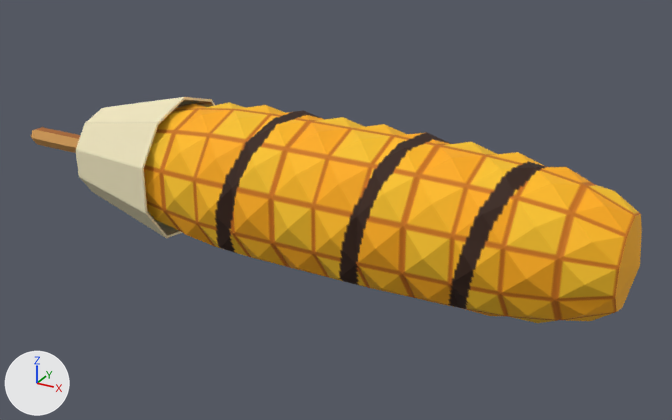
The FBX model art/products/CornCob/CornCob.fbx: old version first, new version second.
Before and after are seen from a 50 mm lens placed at (0.151, -0.238, 0.139), pointed at (0.017, 0.005, 0.017). The axes (+X, +Y, +Z) are drawn at lower left. The lights are the same throughout. The older version comes first. Objects named as collision shapes, trigger or cutter boxes, shadow casters or lower levels of detail are left out. Where no turn or scale is listed for an object, it has been applied to the vertices.

The scene before the commit, as lines of its bpy script (objects in view):
```python
me_corncob_mesh_006 = bpy.data.meshes.new('CornCob_Mesh.006')
me_corncob_mesh_006.from_pydata(...)  # 290 vertices, 572 faces; spans x -0.11..0.114, y -0.026..0.026, z 0.0..0.048
me_corncob_mesh_006.materials.append(mat_m_corncob)  # picture img_t_corncob_basecolor_png
ob_corncob_body = bpy.data.objects.new('CornCob_Body', me_corncob_mesh_006)
ob_corncob_body.location = (0.0, 0.0, 0.0)
```
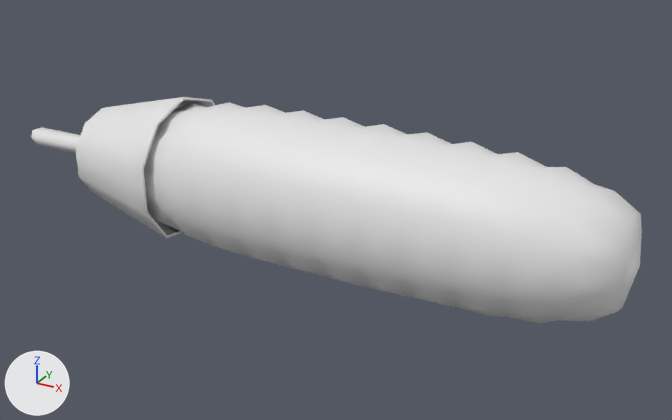
Where the change shows, as pixel boxes [x1, y1, x2, y2] in the pictures (672 x 420 px):
'CornCob_Body', recoloured, shading changed (orange to white)
    both: [31, 97, 642, 323]

The change, as a list of edits to the scene's bpy script:
```text
Add img_t_corncob_n_png:
    img_t_corncob_n_png = load_image('T_CornCob_N.png', 'T_CornCob_N.png', 256, 256, 'Non-Color')
Add mat_corncob_gamelook:
    mat_corncob_gamelook = bpy.data.materials.new('CornCob_GameLook')
    mat_corncob_gamelook.use_nodes = True; mat_corncob_gamelook.node_tree.nodes.clear()
    _N = mat_corncob_gamelook.node_tree.nodes; _L = mat_corncob_gamelook.node_tree.links
    n0 = _N.new('ShaderNodeBsdfPrincipled'); n0.name = 'Principled BSDF'
    n1 = _N.new('ShaderNodeOutputMaterial'); n1.name = 'Material Output'
    n2 = _N.new('ShaderNodeTexImage'); n2.name = 'Image Texture'
    n2.image = img_t_corncob_n_png
    n3 = _N.new('ShaderNodeNormalMap'); n3.name = 'Normal Map'
    _L.new(n2.outputs[0], n3.inputs[1])  # 'Color' to 'Color'
    _L.new(n3.outputs[0], n0.inputs[5])  # 'Normal' to 'Normal'
    _L.new(n0.outputs[0], n1.inputs[0])  # 'BSDF' to 'Surface'
Change me_corncob_mesh_006:
    where me_corncob_mesh_006.from_pydata(...)  # 290 vertices, 572 faces; spans x -0.11..0.114, y -0.026..0.026, z 0.0..0.048
    used by ob_corncob_body; location = (0.0, 0.0, 0.0)
    remove me_corncob_mesh_006.materials.append(mat_m_corncob)  # picture img_t_corncob_basecolor_png
    me_corncob_mesh_006 part 1: edges marked sharp go from 778 to 52
    add me_corncob_mesh_006.materials.append(mat_corncob_gamelook)
```
